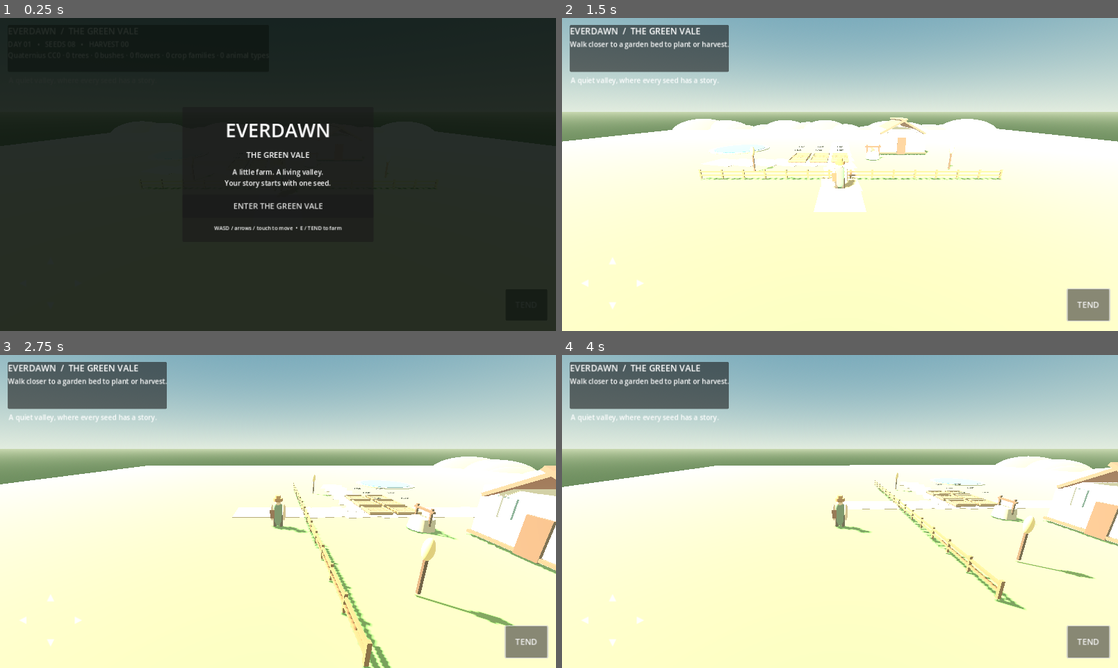
Above: before the commit, frames 1-4 (two rows, left to right).
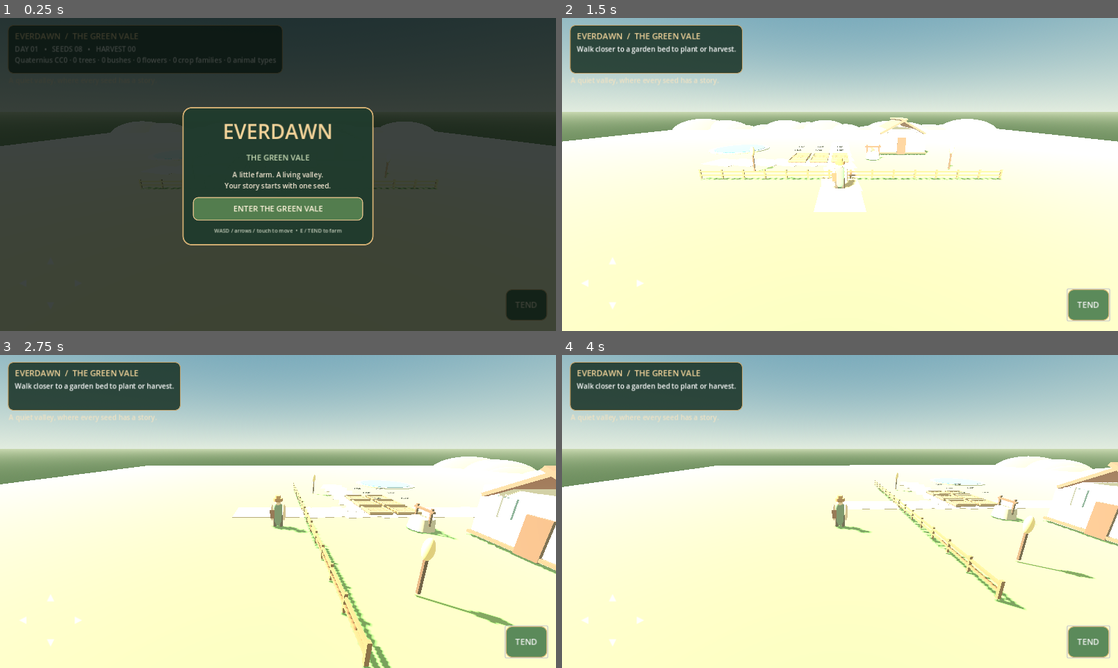
Above: after the commit, the same moments.

Repository: dehornedunikorn/postnukefarm
Game: Godot game, scene res://scenes/main.tscn
Same seed, same stepped clock (60 frames per second), same inputs: the game is played once before the commit and once after it.
Inputs:
- Up to frame 1 (0.25 s): no input
- Up to frame 2 (1.5 s): click "ENTER THE GREEN VALE" at 0.5 s; click "TEND" at 1.25 s
- Up to frame 3 (2.75 s): tap Enter at 2 s; hold D (move_right) from 2.03 s (still down); tap E at 2.1 s
- Up to frame 4 (4 s): release D (move_right) at 2.78 s; hold S (move_back) 2.78-3.53 s; tap E at 2.85, 3.6 s; hold D (move_right) from 3.53 s (still down)

The runs differ from the first frame. In frame 1, 15% of the frame differs, in the area x 1-99%, y 2-97%; in frame 2, 5.5%; in frame 3, 5.5%; in frame 4, 5.5%.

Commit message:
Polish Everdawn title screen and HUD with a storybook fantasy UI theme

Diff:
--- a/game/scripts/world.gd
+++ b/game/scripts/world.gd
@@ -439,13 +439,24 @@
     add_child(layer)
     var panel := PanelContainer.new()
     panel.position = Vector2(18, 16)
-    panel.custom_minimum_size = Vector2(320, 108)
+    panel.custom_minimum_size = Vector2(340, 112)
+    var hud_style := StyleBoxFlat.new()
+    hud_style.bg_color = Color("#1b3428", 0.88)
+    hud_style.border_color = Color("#c4a36b", 0.9)
+    hud_style.set_border_width_all(2)
+    hud_style.set_corner_radius_all(12)
+    hud_style.content_margin_left = 16
+    hud_style.content_margin_right = 16
+    hud_style.content_margin_top = 12
+    hud_style.content_margin_bottom = 12
+    panel.add_theme_stylebox_override("panel", hud_style)
     layer.add_child(panel)
     var v := VBoxContainer.new()
     panel.add_child(v)
     var title := Label.new()
     title.text = "EVERDAWN  /  THE GREEN VALE"
-    title.add_theme_font_size_override("font_size", 20)
+    title.add_theme_font_size_override("font_size", 19)
+    title.add_theme_color_override("font_color", Color("#f2d49a"))
     v.add_child(title)
     status_label = Label.new()
     status_label.text = "DAY 01   •   SEEDS 08   •   HARVEST 00\nWASD / arrows / touch • E to tend the beds"
@@ -453,6 +464,7 @@
 
     var hint := Label.new()
     hint.text = "A quiet valley, where every seed has a story."
+    hint.add_theme_color_override("font_color", Color("#f0e2c3"))
     hint.position = Vector2(20, 132)
     layer.add_child(hint)
 
@@ -471,15 +483,35 @@
     action.set_anchors_preset(Control.PRESET_BOTTOM_RIGHT)
     action.custom_minimum_size = Vector2(96, 72)
     action.add_theme_font_size_override("font_size", 19)
+    action.add_theme_color_override("font_color", Color("#fff2d5"))
+    var action_style := StyleBoxFlat.new()
+    action_style.bg_color = Color("#416b48")
+    action_style.border_color = Color("#d5b778")
+    action_style.set_border_width_all(2)
+    action_style.set_corner_radius_all(14)
+    action.add_theme_stylebox_override("normal", action_style)
+    var action_hover := action_style.duplicate() as StyleBoxFlat
+    action_hover.bg_color = Color("#5b8a5a")
+    action.add_theme_stylebox_override("hover", action_hover)
     action.pressed.connect(_interact_nearby)
     layer.add_child(action)
 
     var menu := ColorRect.new()
     menu.name = "TitleScreen"
-    menu.color = Color(0.035, 0.065, 0.045, 0.88)
+    menu.color = Color(0.025, 0.055, 0.04, 0.78)
     menu.set_anchors_and_offsets_preset(Control.PRESET_FULL_RECT)
     layer.add_child(menu)
     var card := PanelContainer.new()
+    var menu_style := StyleBoxFlat.new()
+    menu_style.bg_color = Color("#203b2d", 0.96)
+    menu_style.border_color = Color("#d0ad72")
+    menu_style.set_border_width_all(3)
+    menu_style.set_corner_radius_all(20)
+    menu_style.content_margin_left = 24
+    menu_style.content_margin_right = 24
+    menu_style.content_margin_top = 24
+    menu_style.content_margin_bottom = 24
+    card.add_theme_stylebox_override("panel", menu_style)
     card.set_anchors_preset(Control.PRESET_CENTER)
     var card_width := minf(440.0, get_viewport().get_visible_rect().size.x - 32.0)
     card.position = Vector2(-card_width * 0.5, -155)
@@ -492,22 +524,40 @@
     var game_title := Label.new()
     game_title.text = "EVERDAWN"
     game_title.horizontal_alignment = HORIZONTAL_ALIGNMENT_CENTER
-    game_title.add_theme_font_size_override("font_size", 44)
+    game_title.add_theme_font_size_override("font_size", 46)
+    game_title.add_theme_color_override("font_color", Color("#f4d49a"))
     menu_stack.add_child(game_title)
     var subtitle := Label.new()
     subtitle.text = "THE GREEN VALE"
     subtitle.horizontal_alignment = HORIZONTAL_ALIGNMENT_CENTER
     subtitle.add_theme_font_size_override("font_size", 18)
+    subtitle.add_theme_color_override("font_color", Color("#c5d9b3"))
     menu_stack.add_child(subtitle)
     var story := Label.new()
     story.text = "A little farm. A living valley.\nYour story starts with one seed."
     story.horizontal_alignment = HORIZONTAL_ALIGNMENT_CENTER
     story.add_theme_font_size_override("font_size", 16)
+    story.add_theme_color_override("font_color", Color("#f1e5d0"))
     menu_stack.add_child(story)
     var start_button := Button.new()
     start_button.text = "ENTER THE GREEN VALE"
     start_button.custom_minimum_size = Vector2(0, 54)
     start_button.add_theme_font_size_override("font_size", 18)
+    start_button.add_theme_color_override("font_color", Color("#fff4dc"))
+    var start_style := StyleBoxFlat.new()
+    start_style.bg_color = Color("#537d4e")
+    start_style.border_color = Color("#e2c28a")
+    start_style.set_border_width_all(2)
+    start_style.set_corner_radius_all(12)
+    start_style.content_margin_top = 8
+    start_style.content_margin_bottom = 8
+    start_button.add_theme_stylebox_override("normal", start_style)
+    var start_hover := start_style.duplicate() as StyleBoxFlat
+    start_hover.bg_color = Color("#6c985c")
+    start_button.add_theme_stylebox_override("hover", start_hover)
+    var start_pressed := start_style.duplicate() as StyleBoxFlat
+    start_pressed.bg_color = Color("#385b3a")
+    start_button.add_theme_stylebox_override("pressed", start_pressed)
     menu_stack.add_child(start_button)
     start_button.pressed.connect(func() -> void:
         menu.queue_free()
@@ -517,6 +567,7 @@
     controls.text = "WASD / arrows / touch to move  •  E / TEND to farm"
     controls.horizontal_alignment = HORIZONTAL_ALIGNMENT_CENTER
     controls.add_theme_font_size_override("font_size", 12)
+    controls.add_theme_color_override("font_color", Color("#c7d0bd"))
     menu_stack.add_child(controls)
 
 func _touch_button(parent: Control, caption: String, pos: Vector2, action: String) -> void:
